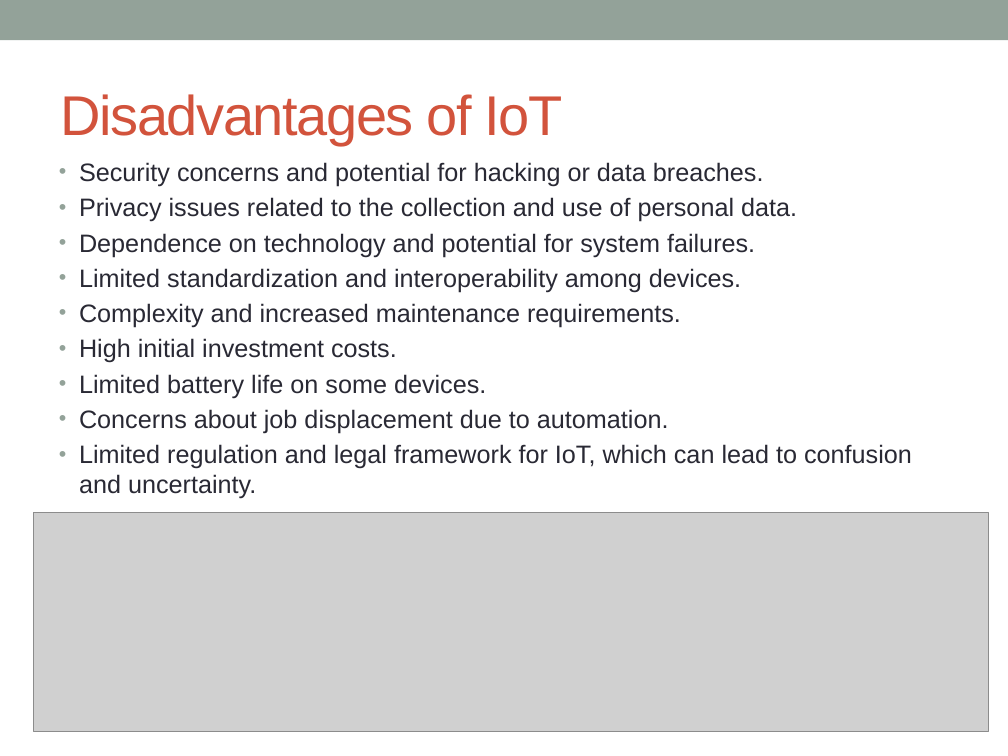
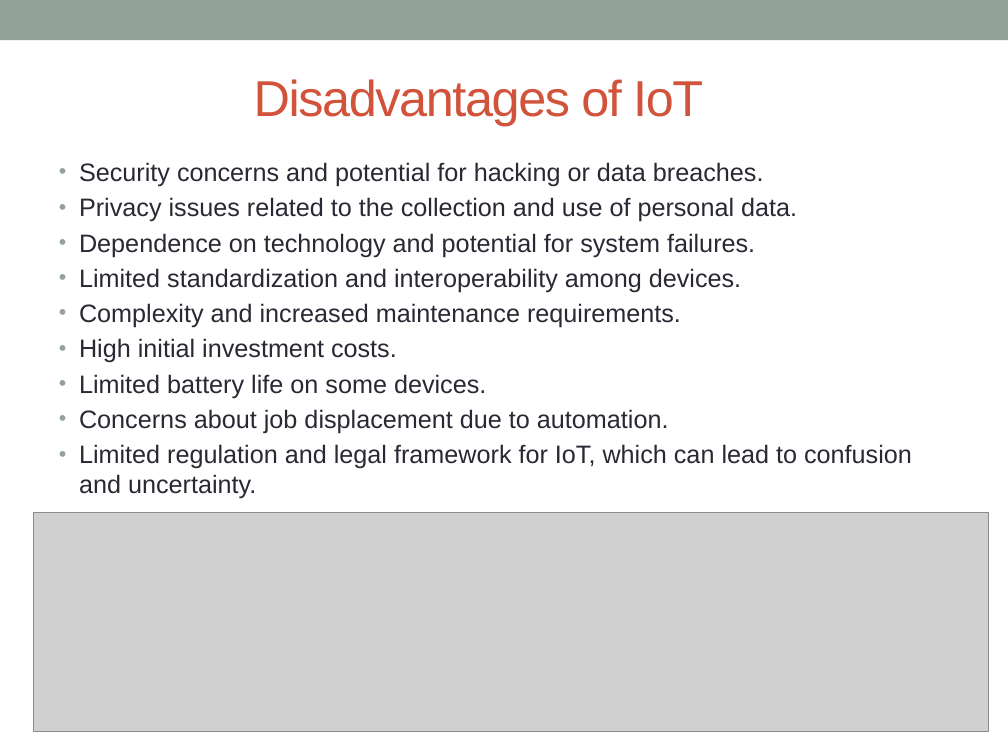
Before and after one commit to shivsalunke0503/iotworkshop, a slide deck: slide 12 of IoT.pptx (slide 11 before the commit). Drawn at 1008x756 pixels with LibreOffice and Linux fonts; fonts in the diff are those of the drawing; grey boxes stand for pictures. Boxes give left, top, right and bottom in pixels: in the first picture for what was removed or moved away, otherwise in the second. Text is boxed around its words. In the diff, an @@ line names an element or a change of style, - is before the commit and + after.

```diff
--- a/IoT.pptx
+++ b/IoT.pptx
@@ title "Disadvantages of IoT": place and size @@
-title "Disadvantages of IoT" at <box>60,94,563,145</box>
+title "Disadvantages of IoT" at <box>254,79,703,126</box>
@@ title "Disadvantages of IoT" at <box>254,79,703,126</box>: size 40 to 36 pt @@
```
Also in this commit, not shown: 12 other slides changed, 1 slide added.
